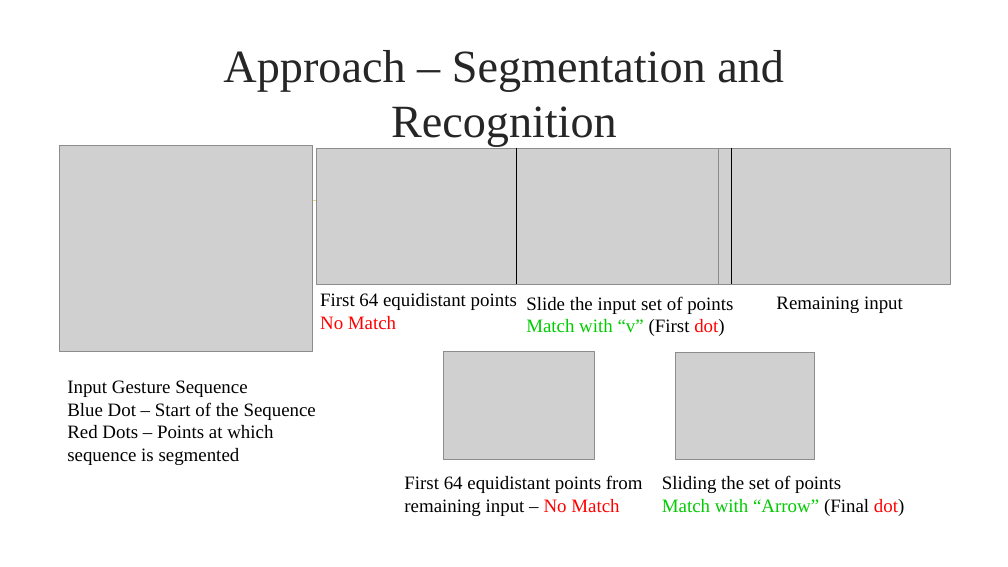
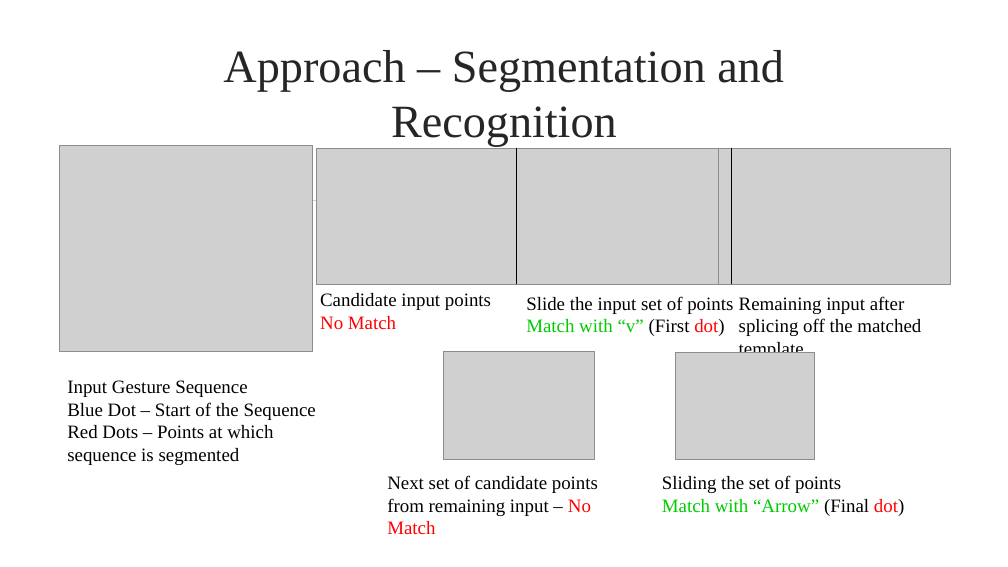
Before and after one commit to arv100kri/AI-Project-2, a slide deck: slide 7 of Final Presentation/Recognition of Unistroke Gesture Sequences.pptx. Drawn at 1008x567 pixels with LibreOffice and Linux fonts; fonts in the diff are those of the drawing; grey boxes stand for pictures; background and template pictures are left out. Boxes give left, top, right and bottom in pixels: in the first picture for what was removed or moved away, otherwise in the second. Text is boxed around its words. In the diff, an @@ line names an element or a change of style, - is before the commit and + after.

```diff
--- a/Final Presentation/Recognition of Unistroke Gesture Sequences.pptx
+++ b/Final Presentation/Recognition of Unistroke Gesture Sequences.pptx
@@ text at (320,293,491,310): text changed @@
-First 64 equidistant points
+Candidate input points
@@ text at (739,296,921,353): text changed @@
-Remaining input
+Remaining input after splicing off the matched template
@@ text at (387,475,598,516): text changed @@
-First 64 equidistant points from remaining input – No Match
+Next set of candidate points
+from remaining input – No Match
```
Also in this commit, not shown: 5 other slides changed, 1 slide added, 31 other files.
